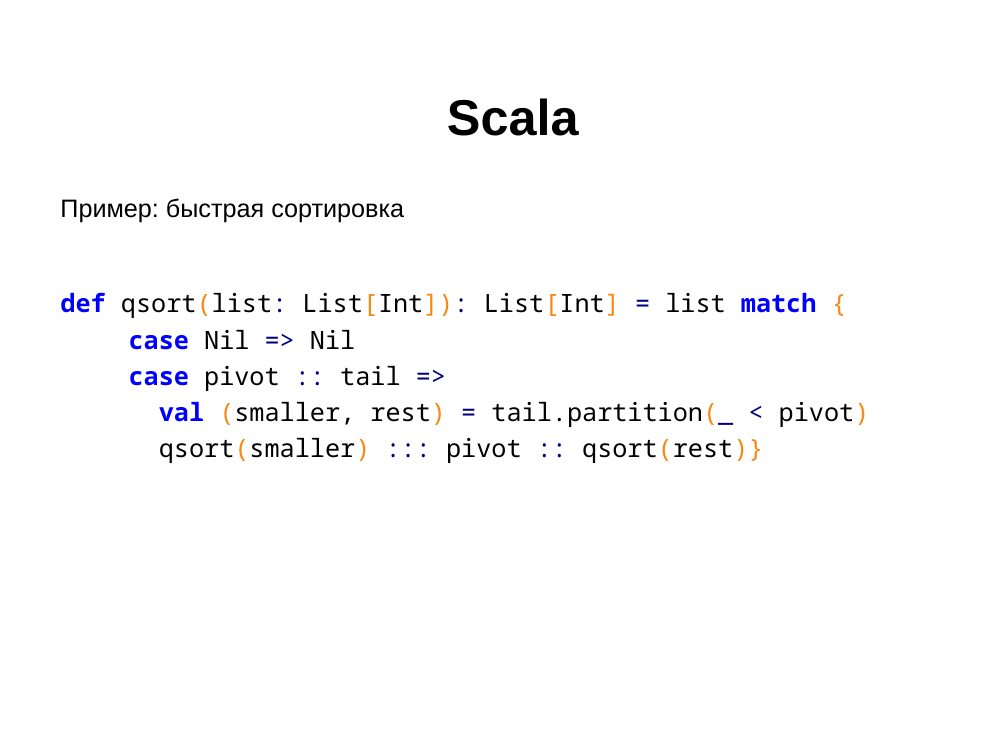
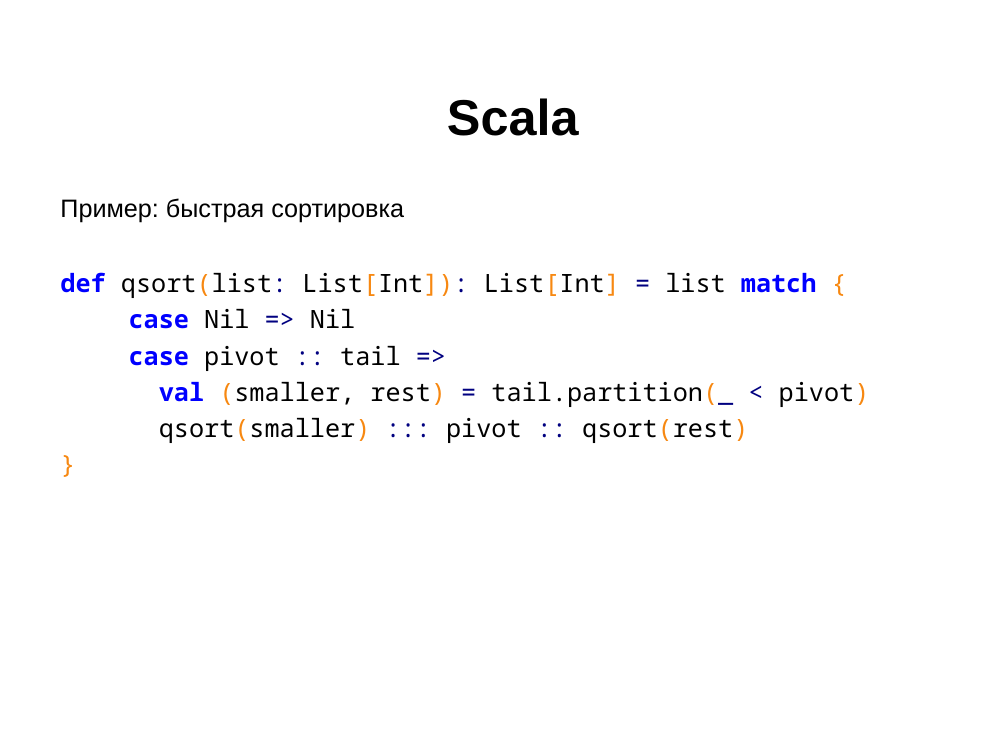
Before and after one commit to schadov/241m-lectures, a slide deck: slide 27 of Lecture-Server.pptx (slide 25 before the commit). Drawn at 1008x756 pixels with LibreOffice and Linux fonts; fonts in the diff are those of the drawing. Boxes give left, top, right and bottom in pixels: in the first picture for what was removed or moved away, otherwise in the second. Text is boxed around its words. In the diff, an @@ line names an element or a change of style, - is before the commit and + after.

Commit message:
svr lecture fix

```diff
--- a/Lecture-Server.pptx
+++ b/Lecture-Server.pptx
@@ text at box(60, 272, 870, 443): text changed @@
-def qsort(list: List[Int]): List[Int] = list match {
-case Nil => Nil
-case pivot :: tail =>
-val (smaller, rest) = tail.partition(_ < pivot)
-qsort(smaller) ::: pivot :: qsort(rest)}
+def qsort(list: List[Int]): List[Int] = list match {
+case Nil => Nil
+case pivot :: tail =>
+val (smaller, rest) = tail.partition(_ < pivot)
+qsort(smaller) ::: pivot :: qsort(rest)
+}
```
Also in this commit, not shown: 11 other slides changed, 9 slides added.
